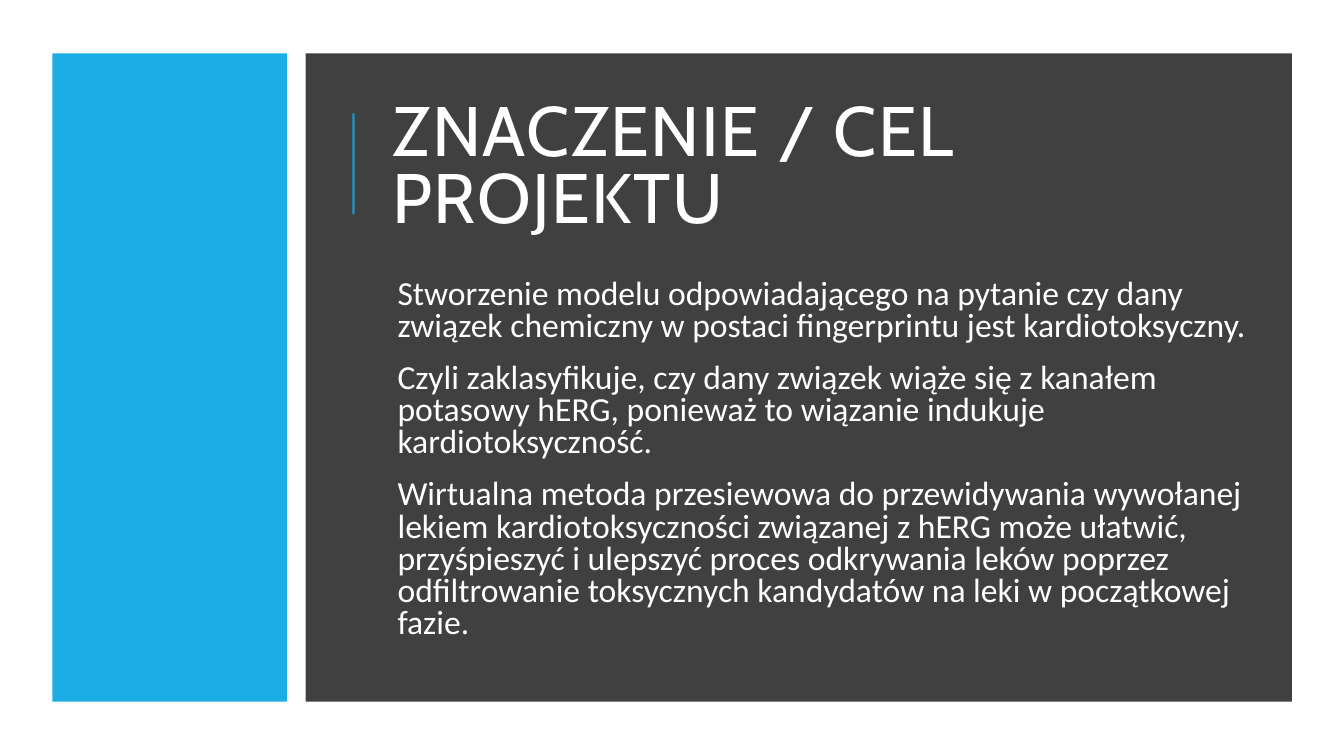
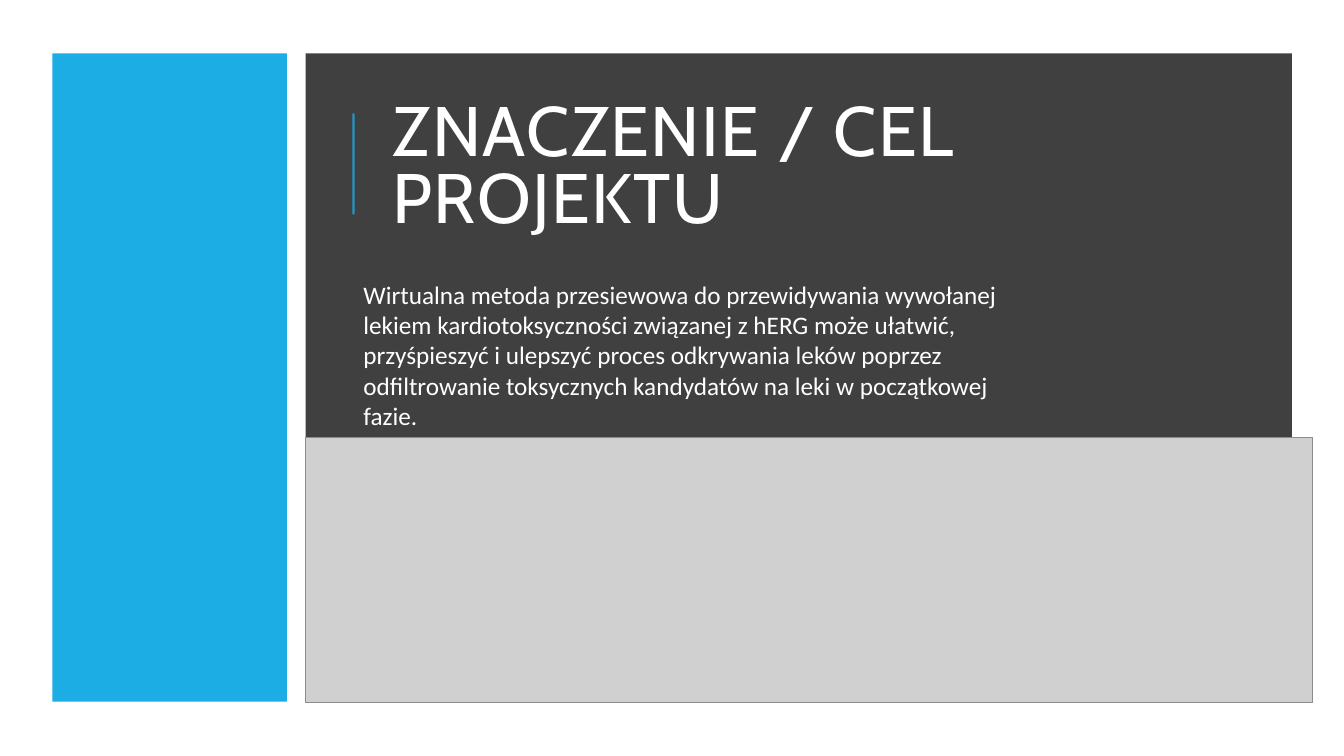
Before and after one commit to tomasz-janik/cardiotoxicity_prediction, a slide deck: slide 3 of presentations/Nauczanie maszynowe w projektowaniu leków[Wyniki].pptx (slide 2 before the commit). Drawn at 1344x756 pixels with LibreOffice and Linux fonts; fonts in the diff are those of the drawing; grey boxes stand for pictures. Boxes give left, top, right and bottom in pixels: in the first picture for what was removed or moved away, otherwise in the second. Text is boxed around its words. In the diff, an @@ line names an element or a change of style, - is before the commit and + after.

Commit message:
Updated presentation with images

```diff
--- a/presentations/Nauczanie maszynowe w projektowaniu leków[Wyniki].pptx
+++ b/presentations/Nauczanie maszynowe w projektowaniu leków[Wyniki].pptx
@@ text added at (363, 286, 996, 425), 18 pt, text #FFFFFF @@
+Wirtualna metoda przesiewowa do przewidywania wywołanej lekiem kardiotoksyczności związanej z hERG może ułatwić, przyśpieszyć i ulepszyć proces odkrywania leków poprzez odfiltrowanie toksycznych kandydatów na leki w początkowej fazie.
@@ text removed at (398, 281, 1245, 634) @@
-  Stworzenie modelu odpowiadającego na pytanie czy dany związek chemiczny w postaci fingerprintu jest kardiotoksyczny.
-  Czyli zaklasyfikuje, czy dany związek wiąże się z kanałem potasowy hERG, ponieważ to wiązanie indukuje kardiotoksyczność.
-  Wirtualna metoda przesiewowa do przewidywania wywołanej lekiem kardiotoksyczności związanej z hERG może ułatwić, przyśpieszyć i ulepszyć proces odkrywania leków poprzez odfiltrowanie toksycznych kandydatów na leki w początkowej fazie.
@@ picture added at (306, 438, 1313, 703) @@
```
Also in this commit, not shown: 1 slide added.
